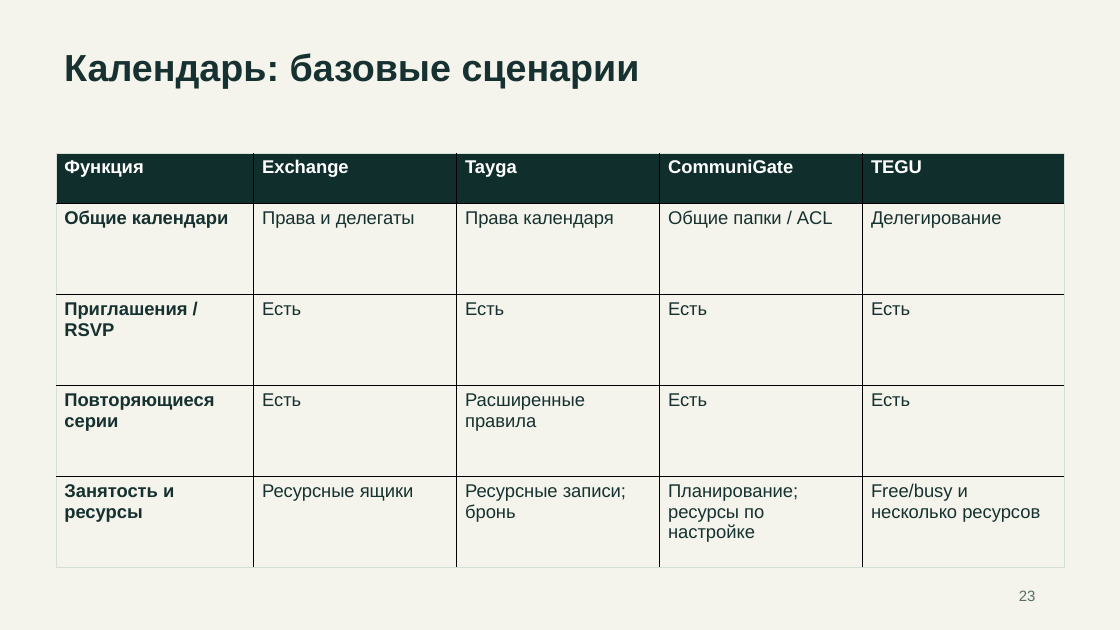
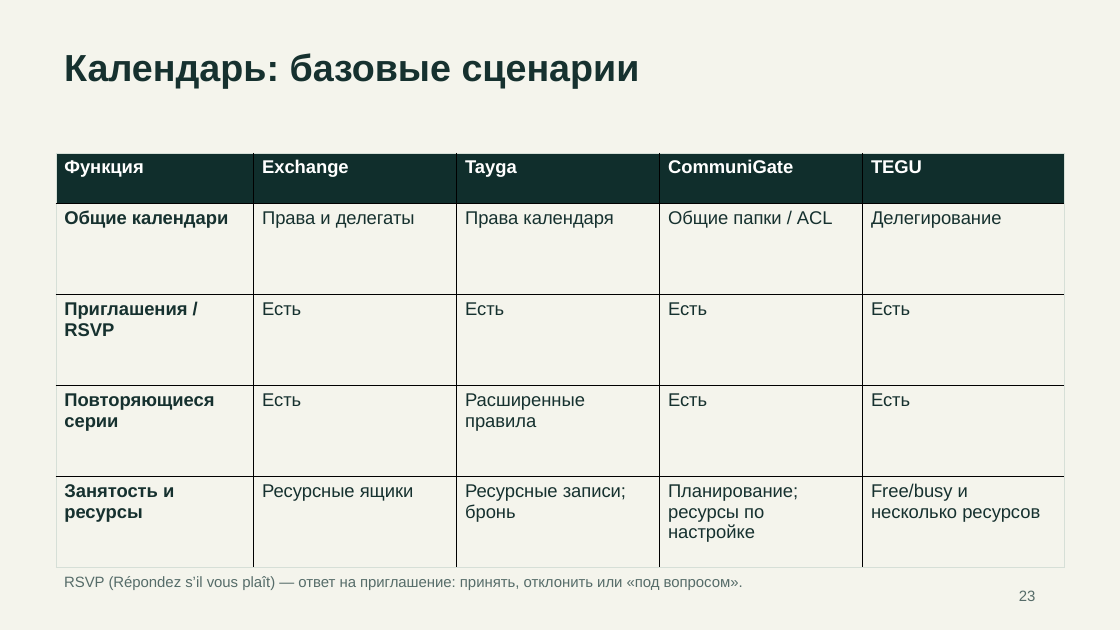
Before and after one commit to rkislov/tayga-mail-server, a slide deck: slide 23 of docs/presentations/tayga-competitors-2026-11-19.pptx. Drawn at 1120x630 pixels with LibreOffice and Linux fonts; fonts in the diff are those of the drawing. Boxes give left, top, right and bottom in pixels: in the first picture for what was removed or moved away, otherwise in the second. Text is boxed around its words. In the diff, an @@ line names an element or a change of style, - is before the commit and + after.

Commit message:
docs: mark delegation available and explain RSVP

```diff
--- a/docs/presentations/tayga-competitors-2026-11-19.pptx
+++ b/docs/presentations/tayga-competitors-2026-11-19.pptx
@@ text added at (x1=64, y1=576, x2=743, y2=590), 12.8 pt, text #566C69 @@
+RSVP (Répondez s’il vous plaît) — ответ на приглашение: принять, отклонить или «под вопросом».
```
Also in this commit, not shown: 3 other slides changed, 3 other files.
